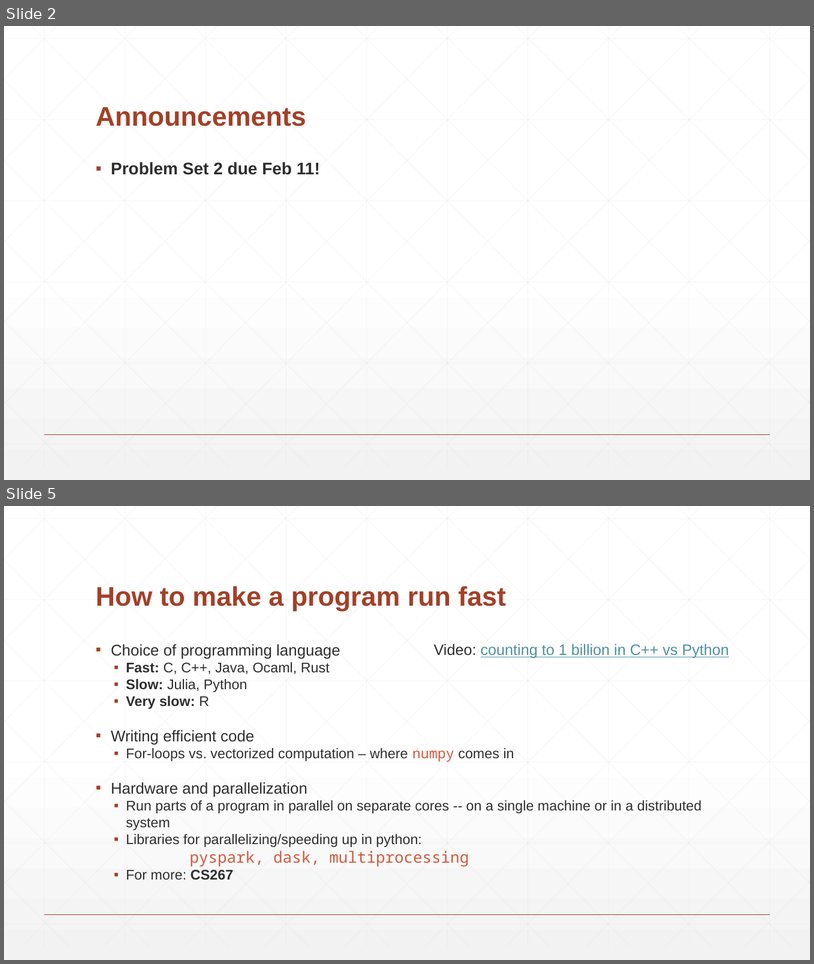
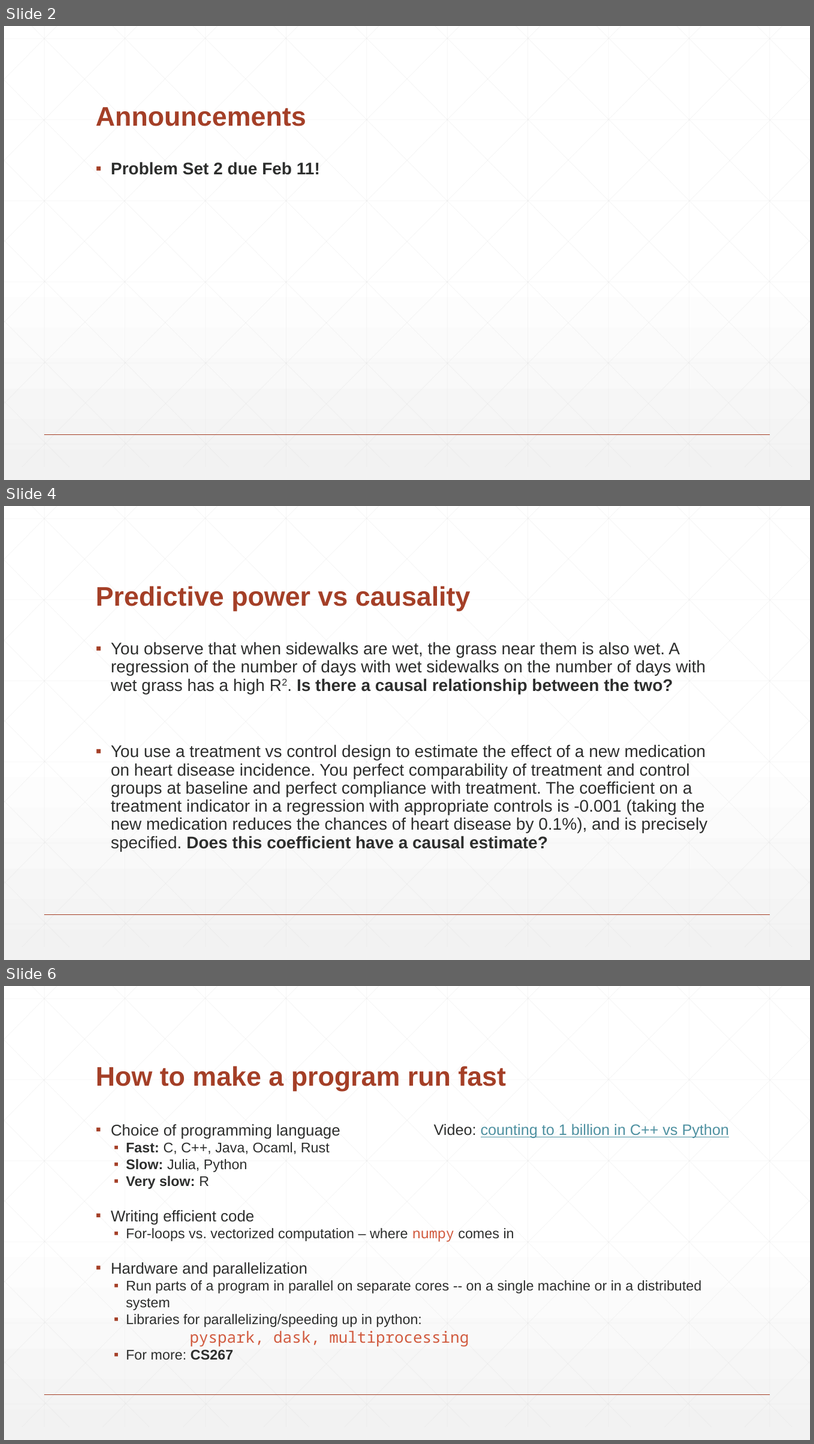
Before and after one commit to XiaomaiHu/INFO-251-Applied-Machine-Learning, a slide deck: labs/lab03/Lab3.pptx. Shown one above the other, each under a label of ours: slides 2 and 5 before the commit, slides 2, 4 and 6 after it; the slides between them are not shown. The pictures are 814x964 and 814x1444 pixels, drawn with LibreOffice and Linux fonts; fonts in the diff are those of the drawing. Boxes give left, top, right and bottom in pixels: in the first picture for what was removed or moved away, otherwise in the second. Text is boxed around its words. In the diff, an @@ line names an element or a change of style, - is before the commit and + after.

```diff
--- a/labs/lab03/Lab3.pptx
+++ b/labs/lab03/Lab3.pptx
@@ slide 4 added at [4, 506, 810, 960], background gradient #FFFFFF to #F2F2F2; not listed: 47 template elements that a slide beside it also shows @@
@@ title added at [96, 586, 471, 611], 32 pt, text #A43F27, bold @@
+Predictive power vs causality
@@ text added at [111, 642, 708, 851], 20 pt, text #2D2E2D @@
+▪ You observe that when sidewalks are wet, the grass near them is also wet. A regression of the number of days with wet sidewalks on the number of days with wet grass has a high R2. Is there a causal relationship between the two?
+▪ You use a treatment vs control design to estimate the effect of a new medication on heart disease incidence. You perfect comparability of treatment and control groups at baseline and perfect compliance with treatment. The coefficient on a treatment indicator in a regression with appropriate controls is -0.001 (taking the new medication reduces the chances of heart disease by 0.1%), and is precisely specified. Does this coefficient have a causal estimate?
@@ what was slide 5 is now slide 6 @@
```
Also in this commit, not shown: 2 slides changed, 1 other file.
